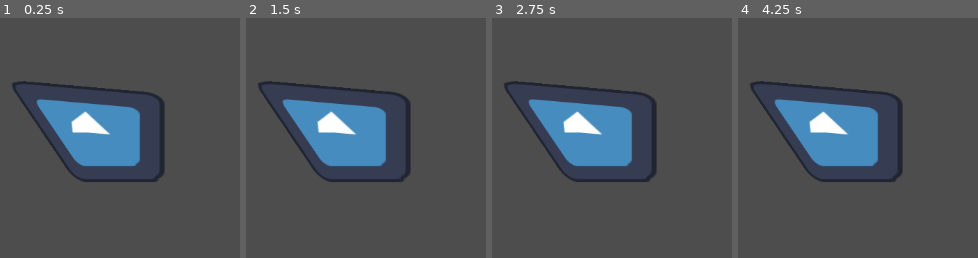
Above: before the commit, frames 1-4 (left to right).
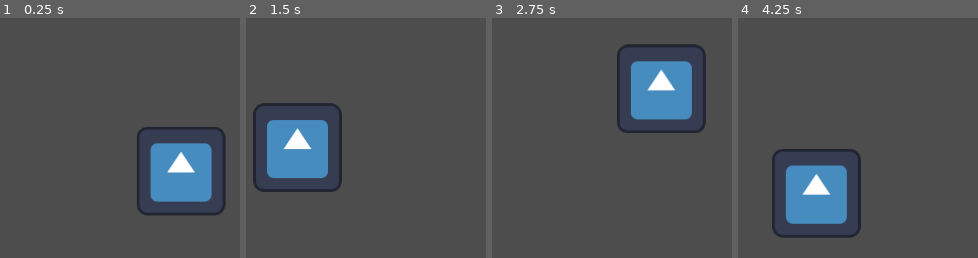
Above: after the commit, the same moments.

Repository: hperantunes/shaders-101
Game: Godot game, scene res://scenes/shaders_101.tscn
Two runs of this game, one before a commit and one after it. Both use one fixed random seed, a clock stepped at 60 frames per second and the inputs below. The engine's default icon, where the game draws it, is replaced by a stand-in: a white triangle on a blue panel in a dark square.
Inputs:
- Up to frame 1 (0.25 s): no input
- Up to frame 2 (1.5 s): no input
- Up to frame 3 (2.75 s): no input
- Up to frame 4 (4.25 s): no input

The runs differ from the first frame. In frame 1, 19% of the frame differs, in the area x 5-95%, y 26-83%; in frame 2, 16%; in frame 3, 19%, in the area x 5-90%, y 10-69%; in frame 4, 19%.

Commit message:
Circular movement

Diff:
--- a/scenes/shaders_101.tscn
+++ b/scenes/shaders_101.tscn
@@ -1,5 +1,6 @@
-[gd_scene load_steps=4 format=3 uid="uid://bfypd0bcy5ueb"]
+[gd_scene load_steps=5 format=3 uid="uid://bfypd0bcy5ueb"]
 
+[ext_resource type="Script" path="res://scripts/shaders_101.gd" id="1_6dbed"]
 [ext_resource type="Shader" path="res://shaders/my_first_shader.gdshader" id="1_wwodm"]
 [ext_resource type="Texture2D" uid="uid://61hrtvgplbw6" path="res://icon.svg" id="2_7xj7n"]
 
@@ -7,6 +8,7 @@
 shader = ExtResource("1_wwodm")
 
 [node name="Shaders101" type="Node2D"]
+script = ExtResource("1_6dbed")
 
 [node name="Sprite2D" type="Sprite2D" parent="."]
 material = SubResource("ShaderMaterial_0hqf3")
--- /dev/null
+++ b/scripts/shaders_101.gd
@@ -0,0 +1,9 @@
+extends Node2D
+
+
+#func _process(delta):
+	#var time = Time.get_ticks_msec() / 1000.0
+	#var a = sin(0.0)
+	#
+	#print("TIME: " + str(time))
+	#print("a: " + str(a))
--- a/shaders/my_first_shader.gdshader
+++ b/shaders/my_first_shader.gdshader
@@ -1,10 +1,12 @@
 shader_type canvas_item;
 
 void vertex() {
+
 	if (VERTEX.x < 0. && VERTEX.y < 0.) {
-		VERTEX += vec2(-100., -20.);
+		//VERTEX += vec2(-100., -20.);
 	}
-
+	VERTEX += vec2(cos(TIME * 2.0) * 100.0, 0.0);
+	VERTEX += vec2(0.0, sin(TIME * 2.0) * 100.0);
 }
 
 void fragment() {
